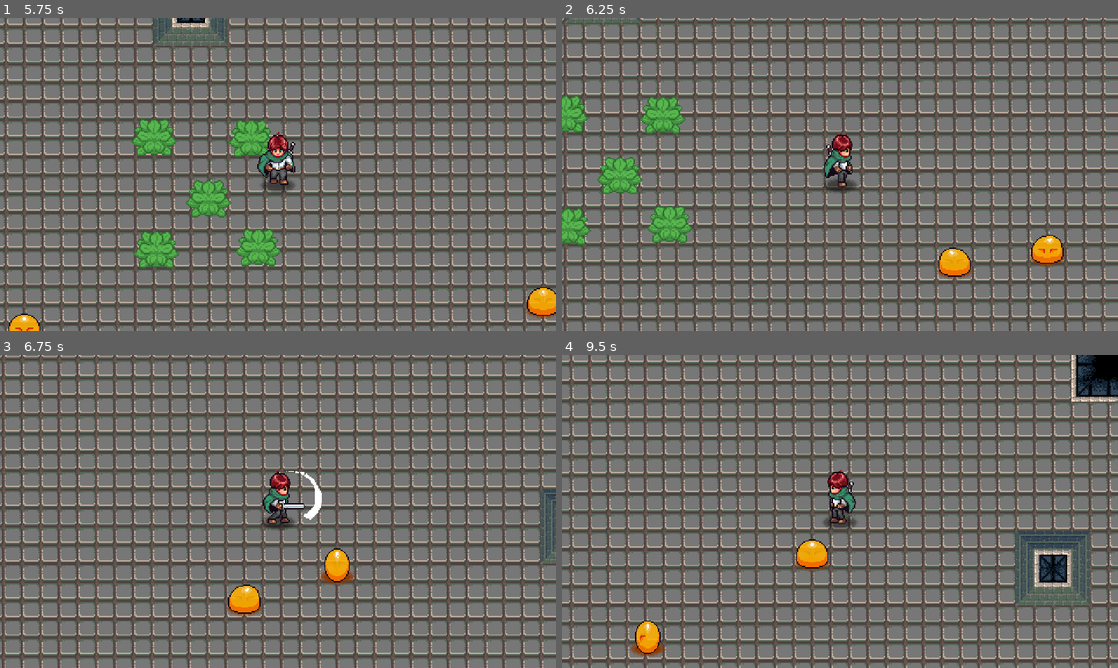
Above: before the commit, frames 1-4 (two rows, left to right).
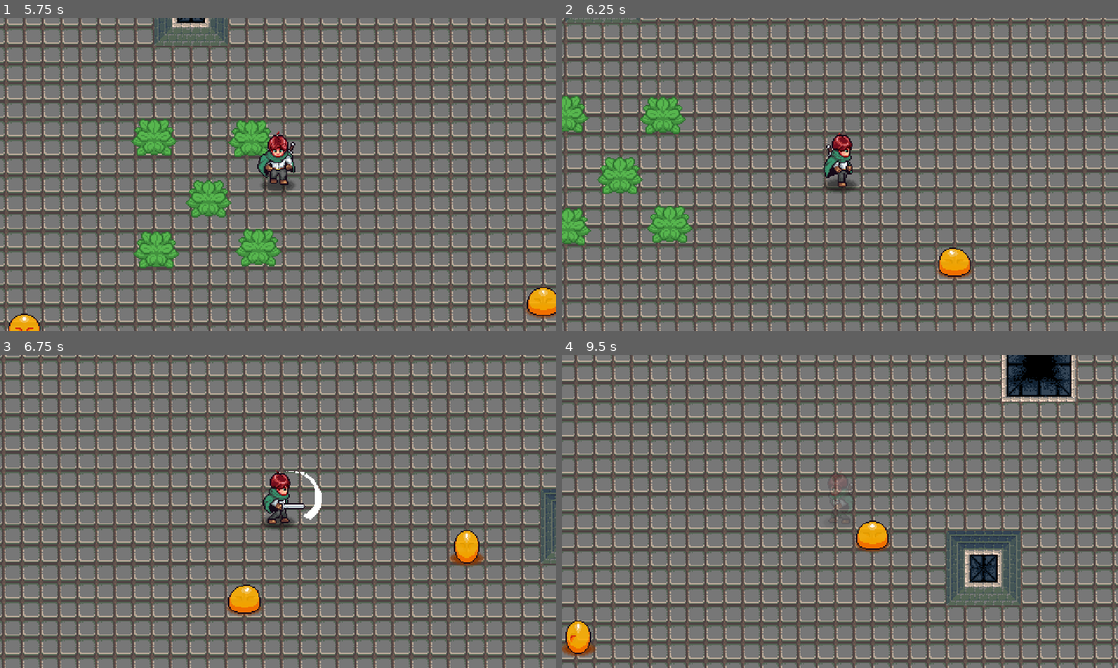
Above: after the commit, the same moments.

Repository: UltimaAngel/Video-Game-Project-1
Game: Godot game, scene res://game/scenes/game.tscn
Two runs of this game, one before a commit and one after it. Both use one fixed random seed, a clock stepped at 60 frames per second and the inputs below.
Inputs (mouse positions are in pixels of both pictures, inside the frame that each line leads up to):
- Up to frame 1 (5.75 s): move the mouse to (400, 158) at 0.52 s; press the mouse at (400, 158) at 0.53 s; hold D (right) 0.53-1.28 s; move the mouse to (166, 190) at 1.27 s; release the mouse at (166, 190) at 1.28 s; hold S (down) 1.28-2.03 s; tap I at 1.35, 2.85, 4.35 s; move the mouse to (333, 105) at 2.02 s; press the mouse at (333, 105) at 2.03 s; hold D (right) 2.03-2.78 s; move the mouse to (250, 237) at 2.77 s; release the mouse at (250, 237) at 2.78 s; hold W (up) 2.78-3.53 s; move the mouse to (444, 221) at 3.52 s; press the mouse at (444, 221) at 3.53 s; hold A (left) 3.53-5.03 s; move the mouse to (111, 127) at 4.27 s; release the mouse at (111, 127) at 4.28 s; move the mouse to (305, 174) at 5.02 s; press the mouse at (305, 174) at 5.03 s; hold S (down) from 5.03 s (still down)
- Up to frame 2 (6.25 s): move the mouse to (756, 96) at 5.77 s; release S (down) at 5.78 s; release the mouse at (756, 96) at 5.78 s; hold D (right) from 5.78 s (still down); tap I at 5.85 s
- Up to frame 3 (6.75 s): move the mouse to (400, 495) at 6.52 s; release D (right) at 6.53 s; press the mouse at (400, 495) at 6.53 s; hold W (up) from 6.53 s (still down)
- Up to frame 4 (9.5 s): move the mouse to (728, 527) at 7.27 s; release W (up) at 7.28 s; release the mouse at (728, 527) at 7.28 s; hold D (right) 7.28-8.03 s; tap I at 7.35, 8.85 s; move the mouse to (895, 442) at 8.02 s; press the mouse at (895, 442) at 8.03 s; hold S (down) 8.03-8.78 s; move the mouse to (812, 574) at 8.77 s; release the mouse at (812, 574) at 8.78 s; hold A (left) from 8.78 s (still down)

Frame 1 is identical in both runs. In frame 2, 0.5% of the frame differs, in the area x 84-91%, y 69-80%; in frame 3, 1.0%; in frame 4, 43%, in the area x 0-100%, y 0-100%.

Commit message:
Make Enemy Spawns Random & Ensure TileData Exists
The SpawnManager can now preload an array of packed scenes for future
enemy types. This allows for multiple types of enemies to spawn during a
wave. There is also a new conditional for checking if the randomly
selected tile exists. This accounts for any future, non-rectangular maps
where the used tile rectangle might encompass tiles that don't actually
exist. There is also a new signal that will emit when the final wave has
been cleared. Finally, wave_num has been marked as public in case any
future UI wants to indicate the current wave number.

Diff:
--- a/components/spawn_manager/spawn_manager.gd
+++ b/components/spawn_manager/spawn_manager.gd
@@ -1,7 +1,9 @@
 extends Node2D
 
-# To-Do: Allow for variable number of preloaded PackedScenes
-@export var enemy: PackedScene
+signal final_wave_cleared
+
+# Allows for a variable number of enemy types to spawn
+@export var enemy_array: Array[PackedScene]
 # The number of enemies to spawn at a time
 @export var enemy_num: int = 1
 # Max number of waves until map cleared
@@ -9,10 +11,11 @@
 # How many seconds until next spawn
 @export var min_spawn_break: float = 5
 
+var wave_num: int = 0
 var _map: TileMapLayer
 var _map_used_rect_size := Vector2i(0, 0)
+var _tile_length: int = 16
 var _timer := Timer.new()
-var _wave_num: int = 0
 
 
 func _ready():
@@ -24,24 +27,27 @@
 func _on_map_ready():
 	_map = get_parent()
 	_map_used_rect_size = _map.get_used_rect().size
+	_tile_length = _map.tile_set.tile_size.x
 	_timer.start(min_spawn_break)
 
 
 func _on_timer_timeout():
 	for e in enemy_num:
 		var rand_pos: Vector2i
+		# Keep selecting a random tile within rectangular map boundary to spawn enemy on until
+		# selected tile exists and does not have a collision layer
 		while (1):
-			rand_pos = Vector2i(randi_range(0, _map_used_rect_size.x - 1), randi_range(0, _map_used_rect_size.y - 1))
-			# To-Do: Make sure that cell tile data even exists
-			#        Also, can we check every physics layer that exists for this TileMapLayer?...
-			if _map.get_cell_tile_data(rand_pos).get_collision_polygons_count(0) == 0:
+			rand_pos = Vector2i(
+				randi_range(0, _map_used_rect_size.x - 1),
+				randi_range(0, _map_used_rect_size.y - 1),
+			)
+			var rand_tile_data: TileData = _map.get_cell_tile_data(rand_pos)
+			if rand_tile_data and rand_tile_data.get_collision_polygons_count(0) == 0:
 				break
-		var slime: Entity = enemy.instantiate()
-		# To-Do: The number 16 below should really be stored and used as a constant.
-		#        Or better yet, get the length of the tile_size property from the TileMapLayer node (_map)
-		slime.global_position = 16 * Vector2(rand_pos)
-		add_child(slime)
-	_wave_num += 1
-	if _wave_num == max_waves:
+		var rand_enemy: Entity = enemy_array.pick_random().instantiate()
+		rand_enemy.global_position = _tile_length * Vector2(rand_pos)
+		add_child(rand_enemy)
+	wave_num += 1
+	if wave_num == max_waves:
 		_timer.stop()
-		# To-Do: Emit a signal that the final wave has been completed
+		final_wave_cleared.emit()
--- a/dungeon/map_01.tscn
+++ b/dungeon/map_01.tscn
@@ -802,5 +802,5 @@
 z_as_relative = false
 y_sort_enabled = true
 script = ExtResource("2_cw28q")
-enemy = ExtResource("3_o4jrv")
+enemy_array = Array[PackedScene]([ExtResource("3_o4jrv")])
 enemy_num = 3
